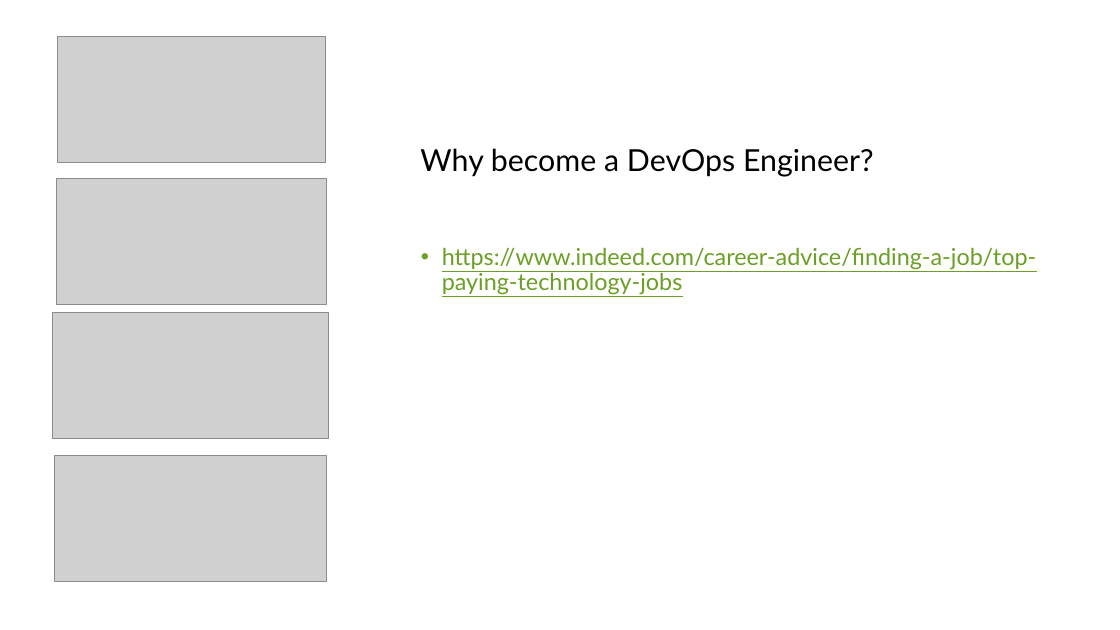
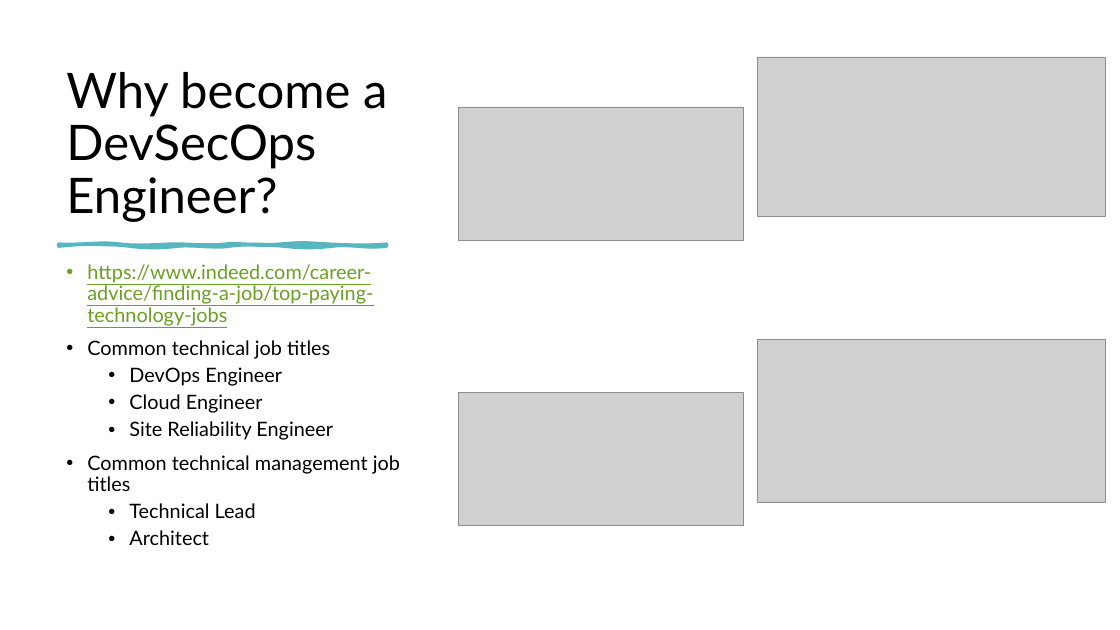
Before and after one commit to seanherbert105/DevSecOps-Course, a slide deck: slide 4 of presentation/DevSecOps Course.pptx. Drawn at 1120x630 pixels with LibreOffice and Linux fonts; fonts in the diff are those of the drawing; grey boxes stand for pictures. Boxes give left, top, right and bottom in pixels: in the first picture for what was removed or moved away, otherwise in the second. Text is boxed around its words. In the diff, an @@ line names an element or a change of style, - is before the commit and + after.

```diff
--- a/presentation/DevSecOps Course.pptx
+++ b/presentation/DevSecOps Course.pptx
@@ picture: place and size @@
-picture at bbox=[53, 313, 329, 439]
+picture at bbox=[758, 57, 1106, 216]
@@ title at bbox=[66, 72, 387, 222]: text changed; size 26 to 42 pt @@
-Why become a DevOps Engineer?
+Why become a DevSecOps Engineer?
@@ picture: place and size @@
-picture at bbox=[57, 36, 326, 162]
+picture at bbox=[459, 107, 744, 240]
@@ text "https://www.indeed.com/career-advice/finding-a-job/top-payin ...": place and size @@
-text "https://www.indeed.com/career-advice/finding-a-job/top-payin ..." at bbox=[442, 247, 1036, 295]
+text "https://www.indeed.com/career-advice/finding-a-job/top-payin ..." at bbox=[87, 264, 400, 545]
@@ freeform shape added at bbox=[59, 245, 386, 246], fill #58B6C0, outline #58B6C0 3.25 pt @@
@@ text at bbox=[87, 264, 373, 326]: size 20 to 17 pt in "https://www.indeed.com/career-advice/finding-a-job/top-payin ..." @@
@@ text at bbox=[87, 340, 400, 545]: paragraphs added @@
+• Common technical job titles
+  • DevOps Engineer
+  • Cloud Engineer
+  • Site Reliability Engineer
+• Common technical management job titles
+  • Technical Lead
+  • Architect
@@ picture: place and size @@
-picture at bbox=[56, 179, 327, 305]
+picture at bbox=[758, 339, 1106, 502]
@@ picture: place and size @@
-picture at bbox=[55, 455, 326, 581]
+picture at bbox=[459, 392, 744, 525]
```
Also in this commit, not shown: 11 other slides changed, 2 slides added, 5 slides removed.
